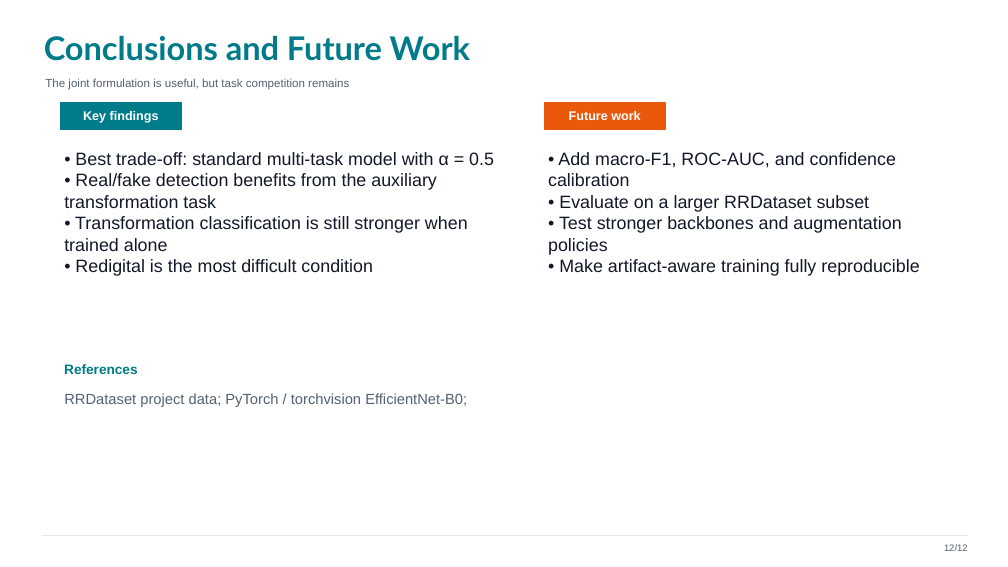
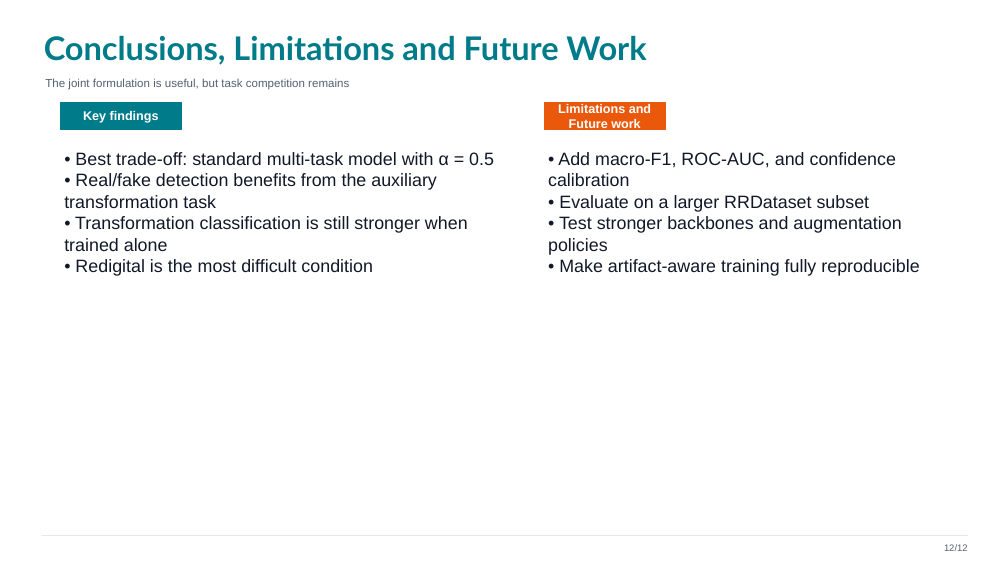
Before and after one commit to samuelecivale/multitask-ai-image-forensics, a slide deck: slide 12 of CV_project_presentation.pptx. Drawn at 1008x567 pixels with LibreOffice and Linux fonts; fonts in the diff are those of the drawing. Boxes give left, top, right and bottom in pixels: in the first picture for what was removed or moved away, otherwise in the second. Text is boxed around its words. In the diff, an @@ line names an element or a change of style, - is before the commit and + after.

```diff
--- a/CV_project_presentation.pptx
+++ b/CV_project_presentation.pptx
@@ text at <box>44,35,646,65</box>: text changed @@
-Conclusions and Future Work
+Conclusions, Limitations and Future Work
@@ text in rectangle at <box>558,104,651,131</box>: text changed @@
-Future work
+Limitations and Future work
@@ text removed at <box>64,364,137,374</box> @@
-References
@@ text removed at <box>64,393,467,407</box> @@
-RRDataset project data; PyTorch / torchvision EfficientNet-B0;
```
Also in this commit, not shown: 5 other slides changed.
